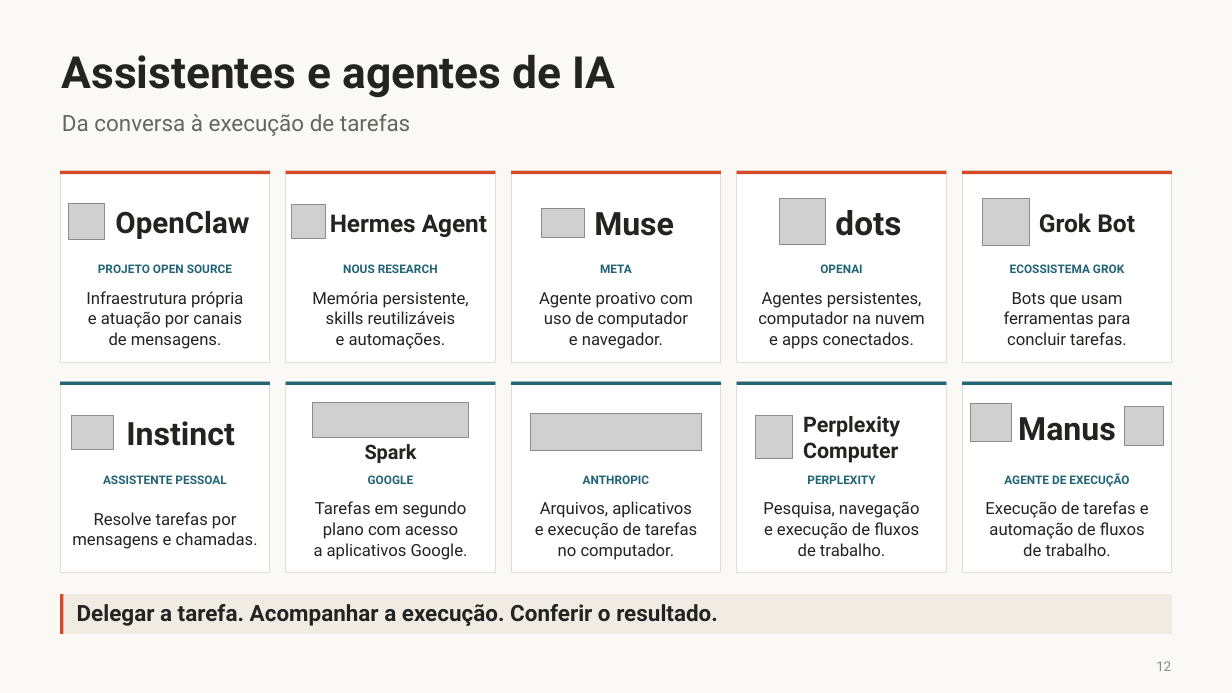
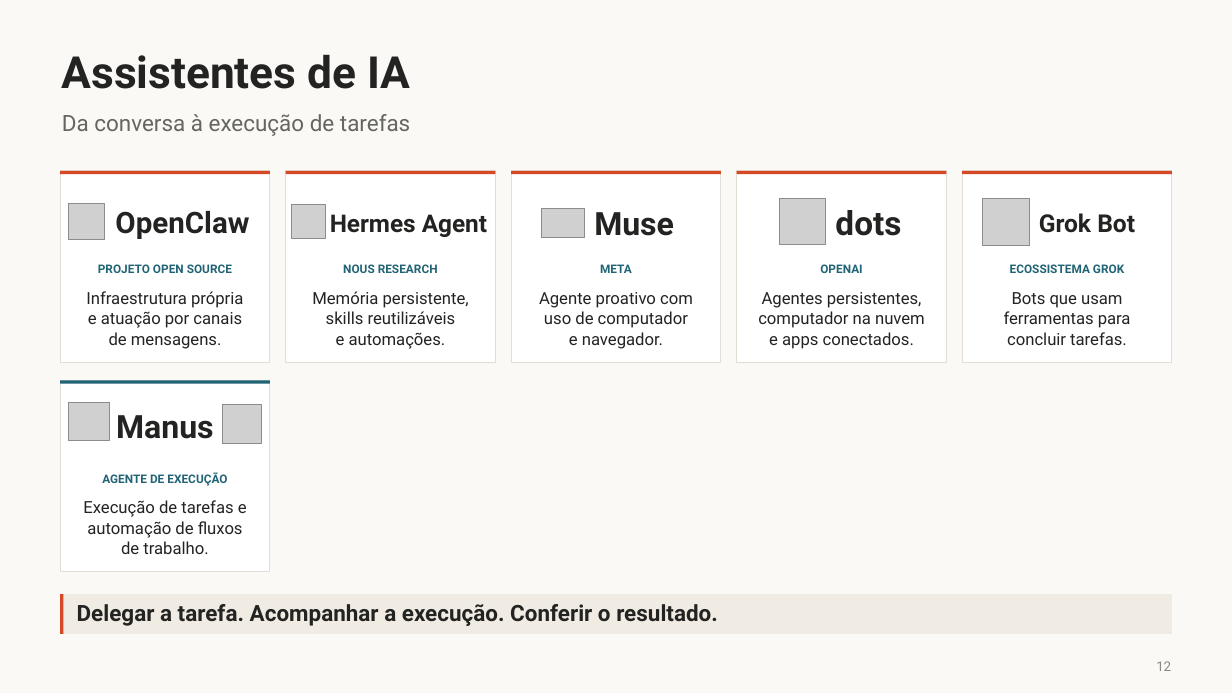
Before and after one commit to LawrenceTeixeira/Secretariado, a slide deck: slide 12 of Lawrence Teixeira - Agentes de IA.pptx. Drawn at 1232x693 pixels with LibreOffice and Linux fonts; fonts in the diff are those of the drawing; grey boxes stand for pictures. Boxes give left, top, right and bottom in pixels: in the first picture for what was removed or moved away, otherwise in the second. Text is boxed around its words. In the diff, an @@ line names an element or a change of style, - is before the commit and + after.

```diff
--- a/Lawrence Teixeira - Agentes de IA.pptx
+++ b/Lawrence Teixeira - Agentes de IA.pptx
@@ text at box(62, 54, 410, 89): text changed @@
-Assistentes e agentes de IA
+Assistentes de IA
@@ 3 texts, 2 rectangles, 1 picture: place and size @@
-3 texts, 2 rectangles, 1 picture at box(962, 382, 1172, 573)
+3 texts, 2 rectangles, 1 picture at box(60, 381, 270, 572)
@@ rectangle removed at box(60, 382, 270, 573) @@
@@ rectangle removed at box(60, 382, 270, 385) @@
@@ rectangle removed at box(286, 382, 495, 573) @@
@@ rectangle removed at box(286, 382, 495, 385) @@
@@ rectangle removed at box(511, 382, 721, 573) @@
@@ rectangle removed at box(511, 382, 721, 385) @@
@@ rectangle removed at box(737, 382, 946, 573) @@
@@ rectangle removed at box(737, 382, 946, 385) @@
@@ picture removed at box(71, 416, 114, 450) @@
@@ picture: place and size @@
-picture at box(1125, 407, 1164, 445)
+picture at box(222, 405, 261, 444)
@@ picture removed at box(312, 402, 469, 437) @@
@@ picture removed at box(531, 413, 701, 450) @@
@@ picture removed at box(755, 416, 792, 458) @@
@@ text removed at box(803, 416, 900, 463) @@
-Perplexity
-Computer
@@ text removed at box(126, 421, 235, 446) @@
-Instinct
@@ text removed at box(365, 444, 417, 463) @@
-Spark
@@ text removed at box(103, 475, 226, 484) @@
-ASSISTENTE PESSOAL
@@ text removed at box(368, 475, 414, 484) @@
-GOOGLE
@@ text removed at box(583, 475, 649, 484) @@
-ANTHROPIC
@@ text removed at box(807, 475, 875, 484) @@
-PERPLEXITY
@@ text removed at box(314, 501, 468, 560) @@
-Tarefas em segundo
-plano com acesso
-a aplicativos Google.
@@ text removed at box(535, 501, 697, 560) @@
-Arquivos, aplicativos
-e execução de tarefas
-no computador.
@@ text removed at box(763, 501, 920, 556) @@
-Pesquisa, navegação
-e execução de fluxos
-de trabalho.
@@ text removed at box(72, 512, 258, 549) @@
-Resolve tarefas por
-mensagens e chamadas.
```
Also in this commit, not shown: 5 other slides changed, 1 slide added, 1 slide removed, 7 other files.
